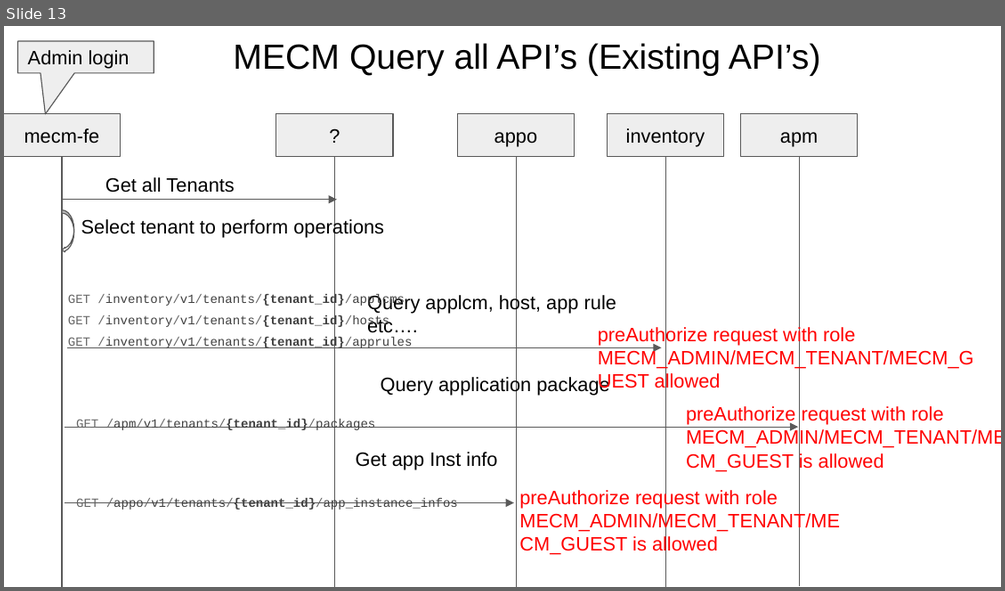
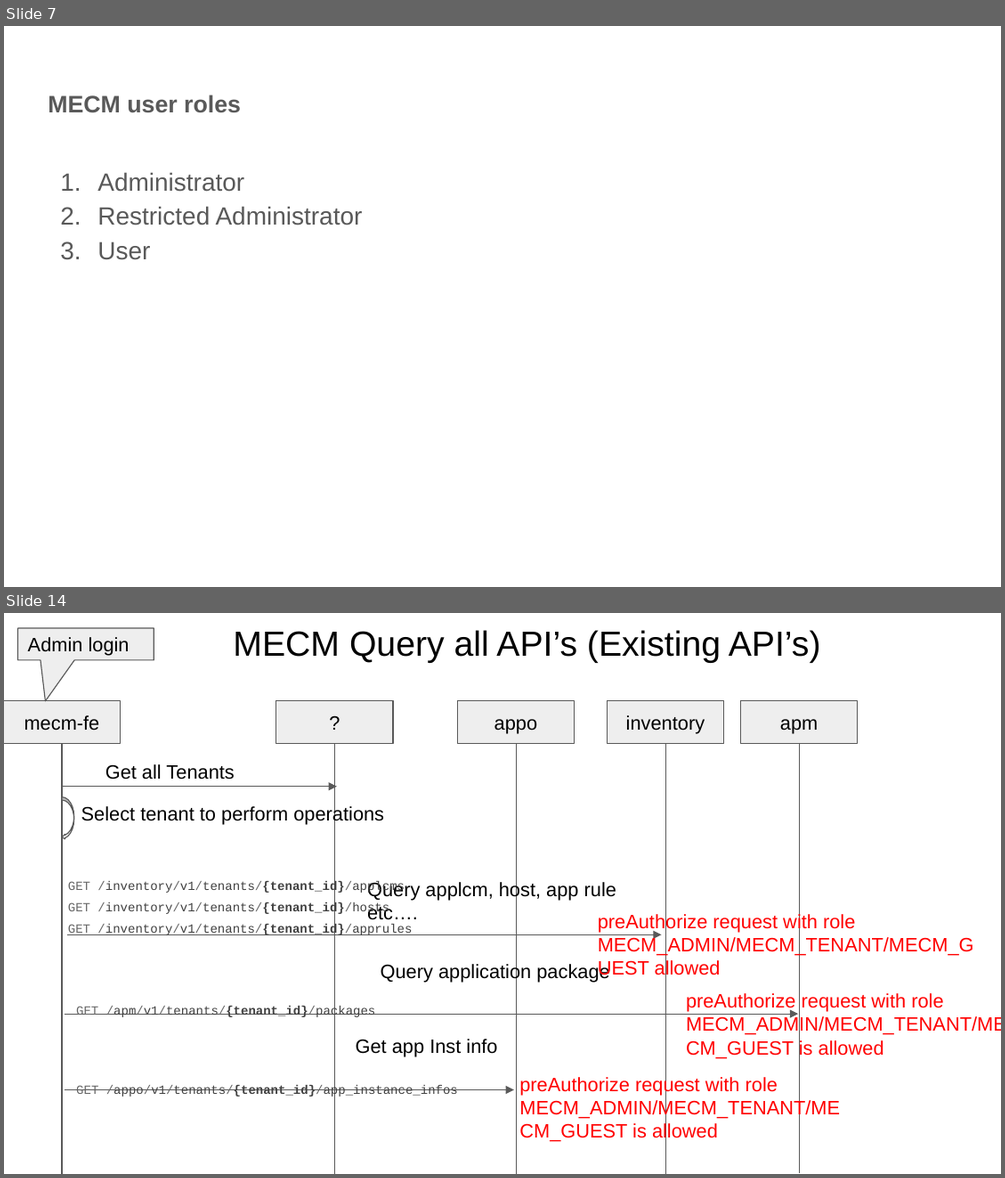
Before and after one commit to EdgeGallery/community, a slide deck: MECM PT/Release V1.1/MECM admin role support.pptx. Shown one above the other, each under a label of ours: slide 13 before the commit, slides 7 and 14 after it; the slides between them are not shown. The pictures are 1005x591 and 1005x1178 pixels, drawn with LibreOffice and Linux fonts; fonts in the diff are those of the drawing. Boxes give left, top, right and bottom in pixels: in the first picture for what was removed or moved away, otherwise in the second. Text is boxed around its words. In the diff, an @@ line names an element or a change of style, - is before the commit and + after.

Commit message:
mecm admin role support

```diff
--- a/MECM PT/Release V1.1/MECM admin role support.pptx
+++ b/MECM PT/Release V1.1/MECM admin role support.pptx
@@ slide 7 added at box(4, 26, 1001, 587), background #FFFFFF @@
@@ title added at box(48, 95, 241, 113), 17.2 pt, text #595959, bold @@
+MECM user roles
@@ text added at box(97, 172, 363, 260), 18 pt, text #595959 @@
+1. Administrator
+2. Restricted Administrator
+3. User
@@ what was slide 13 is now slide 14 @@
```
Also in this commit, not shown: 6 slides changed, 1 other slide added.
